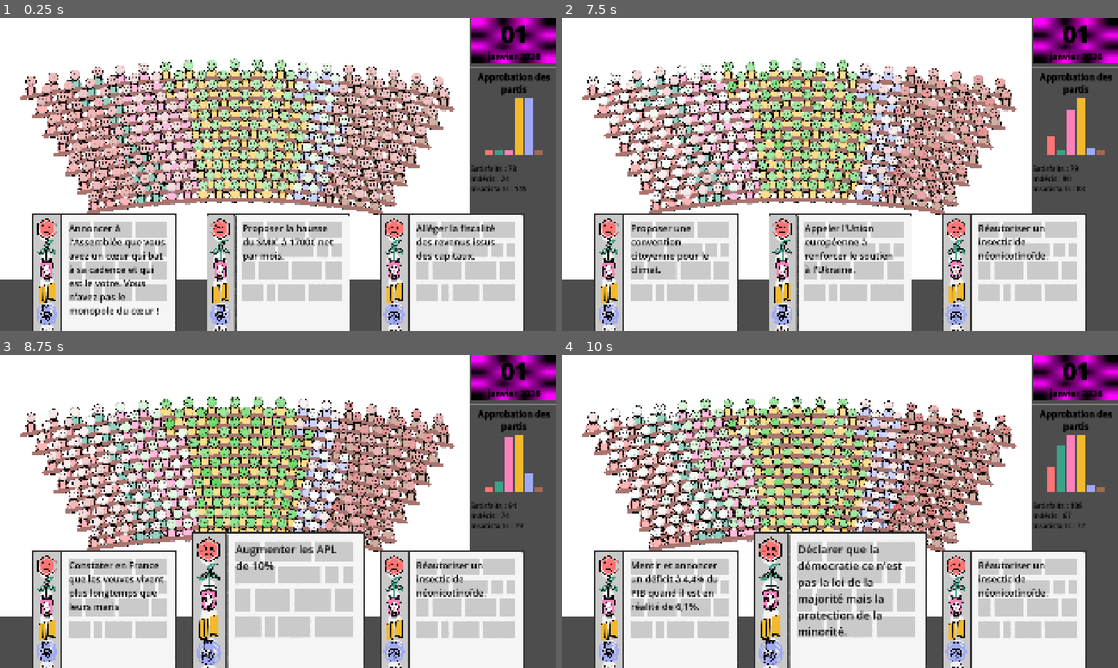
Above: before the commit, frames 1-4 (two rows, left to right).
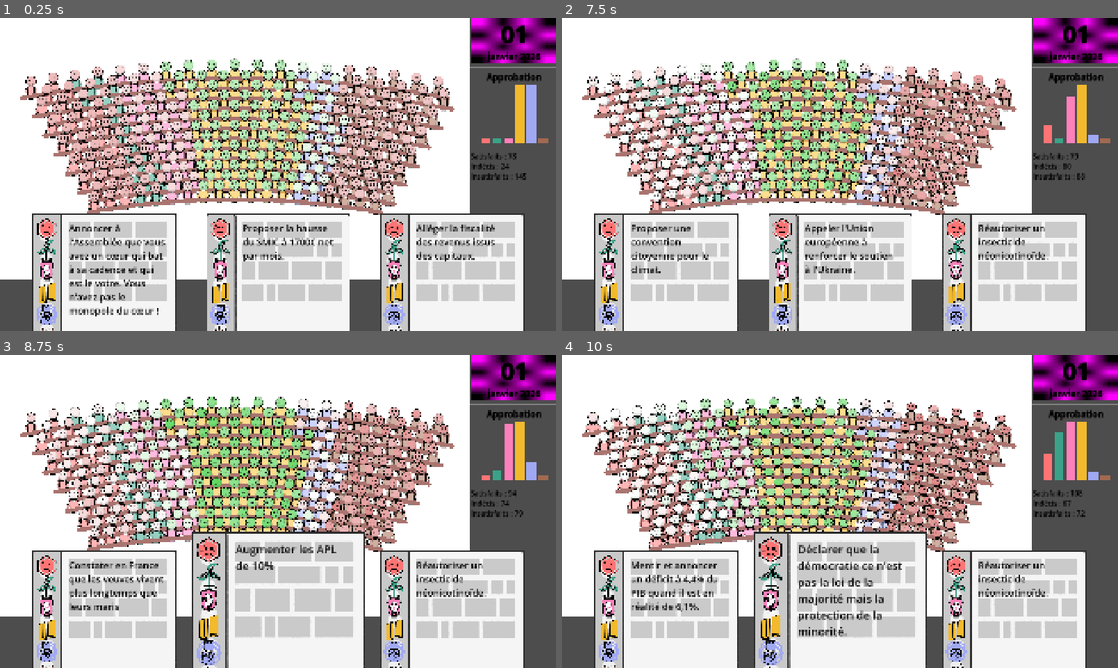
Above: after the commit, the same moments.

Repository: remimorvan/assemblee-nationale-simulator
Game: Godot game, scene res://scenes/game.tscn
The game is run twice, just before and just after one commit, with the same random seed, the same clock (stepped at 60 frames per second) and the same inputs.
Inputs (mouse positions are in pixels of both pictures, inside the frame that each line leads up to):
- Up to frame 1 (0.25 s): no input
- Up to frame 2 (7.5 s): tap Enter at 0.5 s; move the mouse to (1073, 127) at 0.52 s; click (1073, 127) at 0.67 s; tap Space at 1.25 s; move the mouse to (667, 309) at 1.27 s; click (667, 309) at 1.42 s; move the mouse to (840, 309) at 2.02 s; click (840, 309) at 2.17 s; move the mouse to (1012, 309) at 2.77 s; click (1012, 309) at 2.92 s; click (1012, 309) at 3.67 s; move the mouse to (840, 309) at 4.27 s; click (840, 309) at 4.42 s; click (840, 309) at 5.17 s; click (840, 309) at 5.92 s; move the mouse to (1012, 309) at 6.52 s; click (1012, 309) at 6.67 s; move the mouse to (840, 309) at 7.27 s; click (840, 309) at 7.42 s
- Up to frame 3 (8.75 s): click (278, 646) at 8.17 s
- Up to frame 4 (10 s): click (840, 646) at 8.92 s; click (840, 646) at 9.67 s

The runs differ from the first frame. In frame 1, 1.1% of the frame differs, in the area x 84-99%, y 17-56%; in frame 2, 1.1%; in frame 3, 1.1%; in frame 4, 1.3%.

Commit message:
more spacing

Diff:
--- a/scenes/game.tscn
+++ b/scenes/game.tscn
@@ -50,13 +50,12 @@
 [node name="RichTextLabel2" type="RichTextLabel" parent="HBoxContainer/VBoxContainer"]
 layout_mode = 2
 bbcode_enabled = true
-text = "[center][b][color=black][center][font_size=30]Approbation des partis"
+text = "[center][b][color=black][center][font_size=30]Approbation"
 fit_content = true
 
 [node name="Plot" parent="HBoxContainer/VBoxContainer" instance=ExtResource("4_lbhrr")]
 custom_minimum_size = Vector2(100, 200)
 layout_mode = 2
-bar_spacing = 5
 bar_width = 30
 min_bar_height = 20
 
